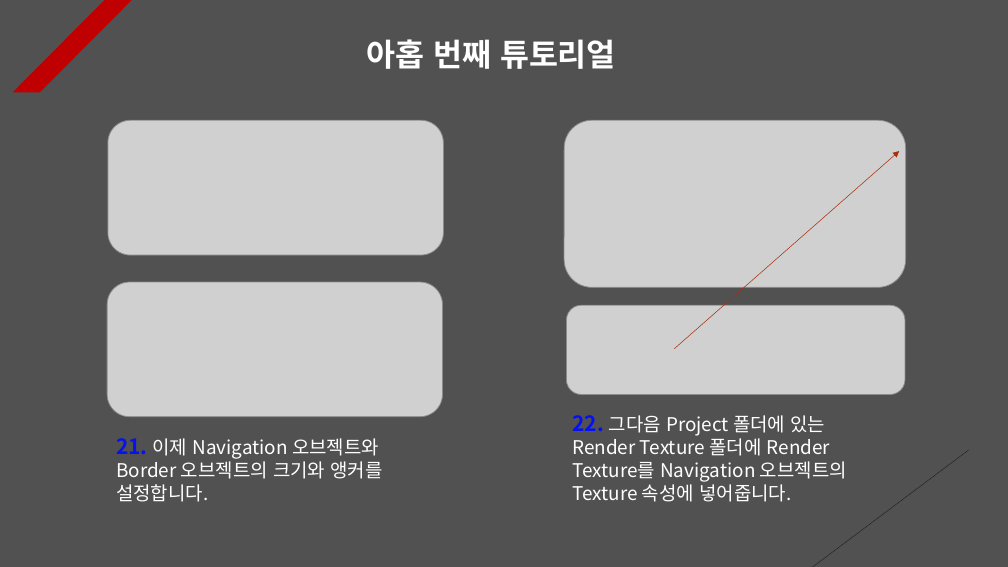
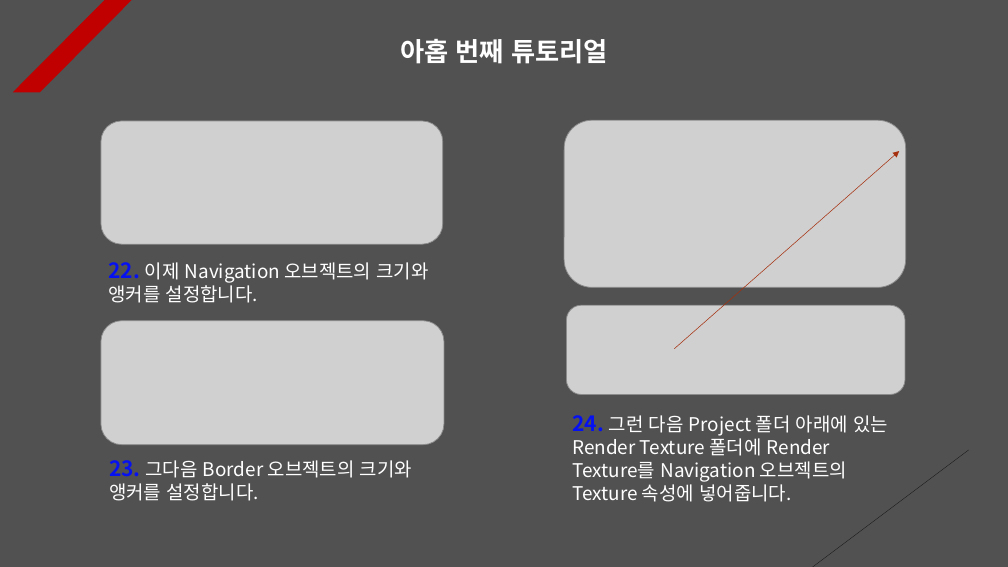
Before and after one commit to Unity2033/3D-UnityEngine, a slide deck: slide 12 of Assets/Class/Rotation/PPT Data/Rotation Example.pptx. Drawn at 1008x567 pixels with LibreOffice and Linux fonts; fonts in the diff are those of the drawing; grey boxes stand for pictures. Boxes give left, top, right and bottom in pixels: in the first picture for what was removed or moved away, otherwise in the second. Text is boxed around its words. In the diff, an @@ line names an element or a change of style, - is before the commit and + after.

```diff
--- a/Assets/Class/Rotation/PPT Data/Rotation Example.pptx
+++ b/Assets/Class/Rotation/PPT Data/Rotation Example.pptx
@@ text "아홉 번째 튜토리얼" at (x1=400, y1=39, x2=607, y2=64): size 30 to 25 pt; alignment left to centre @@
@@ picture resized from (x1=108, y1=120, x2=444, y2=255) to (x1=101, y1=121, x2=443, y2=244) @@
@@ text added at (x1=108, y1=262, x2=429, y2=303), 18 pt, text #FFFFFF @@
+22. 이제 Navigation 오브젝트의 크기와 앵커를 설정합니다.
@@ picture resized from (x1=107, y1=282, x2=443, y2=417) to (x1=101, y1=321, x2=445, y2=445) @@
@@ text at (x1=572, y1=415, x2=888, y2=502): text changed @@
-22. 그다음 Project 폴더에 있는 Render Texture 폴더에 Render Texture를 Navigation 오브젝트의 Texture 속성에 넣어줍니다.
+24. 그런 다음 Project 폴더 아래에 있는 Render Texture 폴더에 Render Texture를 Navigation 오브젝트의 Texture 속성에 넣어줍니다.
@@ text at (x1=109, y1=460, x2=412, y2=501): text changed @@
-21. 이제 Navigation 오브젝트와 Border 오브젝트의 크기와 앵커를 설정합니다.
+23. 그다음 Border 오브젝트의 크기와 앵커를 설정합니다.
```
Also in this commit, not shown: 9 other slides changed, 2 slides added, 33 other files.
